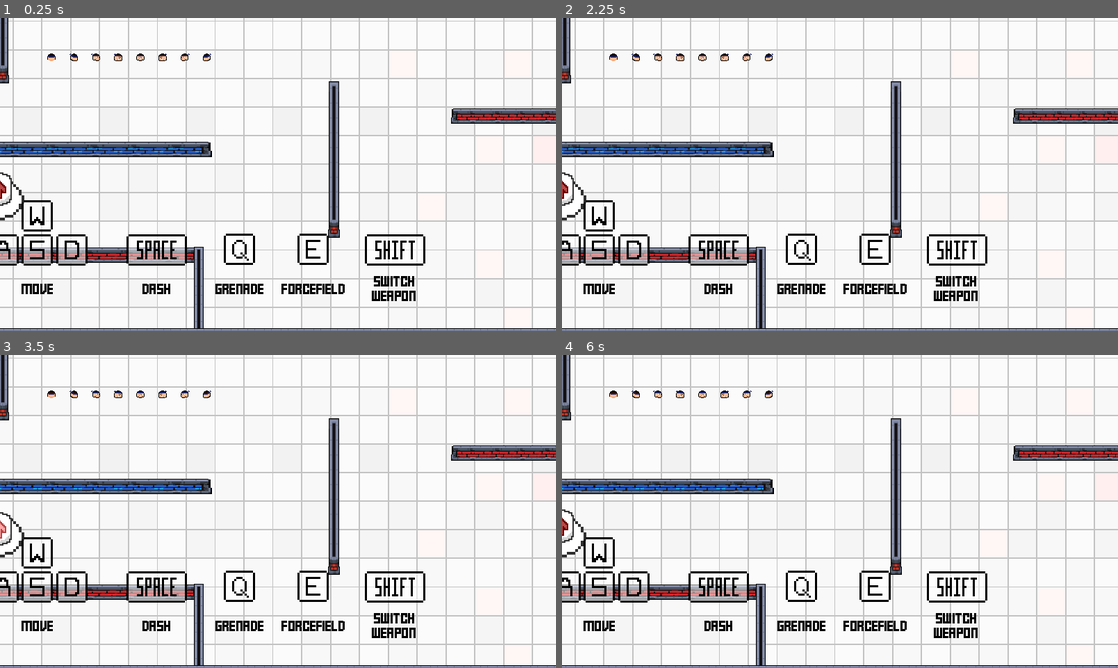
Above: before the commit, frames 1-4 (two rows, left to right).
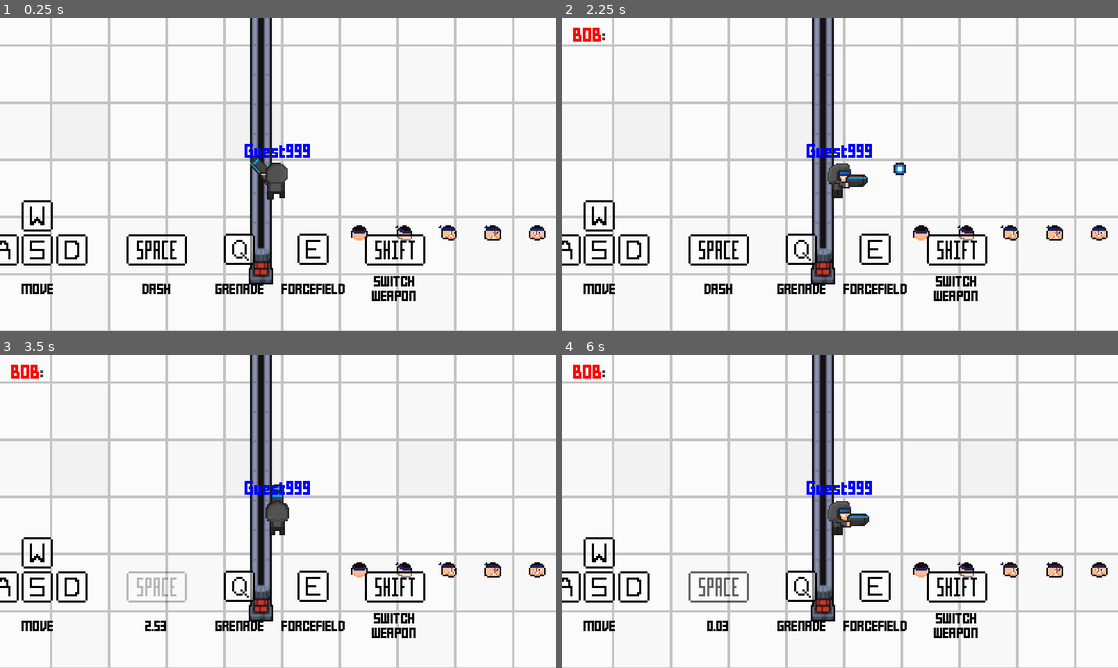
Above: after the commit, the same moments.

Repository: MarshallJDem/SuperCTF
Game: Godot game, scene res://GameContent/Main.tscn
Same seed, same stepped clock (60 frames per second), same inputs: the game is played once before the commit and once after it. This scene is started directly instead of the project's main scene. Sound files missing from this copy of the repository are replaced by a short silence.
Inputs (mouse positions are in pixels of both pictures, inside the frame that each line leads up to):
- Up to frame 1 (0.25 s): no input
- Up to frame 2 (2.25 s): tap Enter at 0.5, 2.1 s; move the mouse to (962, 158) at 0.52 s; press the mouse at (962, 158) at 0.53 s; hold Right 0.53-1.28 s; tap Space at 0.77, 1.52 s; move the mouse to (728, 190) at 1.27 s; release the mouse at (728, 190) at 1.28 s; hold Down 1.28-2.03 s; right-click (728, 190) at 1.35 s; move the mouse to (895, 105) at 2.02 s; hold Right from 2.03 s (still down)
- Up to frame 3 (3.5 s): move the mouse to (250, 574) at 2.77 s; release Right at 2.78 s; hold Up from 2.78 s (still down); tap 1 at 2.85 s; click (250, 574) at 2.92 s; tap Space at 3.02 s
- Up to frame 4 (6 s): move the mouse to (1006, 558) at 3.52 s; release Up at 3.53 s; hold Left 3.53-5.03 s; tap 2 at 3.6 s; tap Space at 3.77, 4.52 s; move the mouse to (673, 464) at 4.27 s; tap 3 at 4.35 s; move the mouse to (867, 511) at 5.02 s; hold Down 5.03-5.78 s; tap T at 5.1 s; click (867, 511) at 5.17 s; move the mouse to (756, 433) at 5.77 s; hold Right from 5.78 s (still down); tap Ctrl at 5.85 s

The runs differ from the first frame. In frame 1, 26% of the frame differs, in the area x 0-100%, y 0-100%; in frame 2, 26%; in frame 3, 27%; in frame 4, 27%.
Error before the commit: Invalid get index 'Null' (on base: 'Dictionary'). (res://GameContent/LineEdit.gd:74)

Commit message:
Added player shoot animations in all directions

Diff:
--- a/GameContent/Player.gd
+++ b/GameContent/Player.gd
@@ -232,9 +232,21 @@
 			pass;
 		if look_direction == 0:
 			$Sprite_Gun.position.y = 20 * $Shoot_Animation_Timer.time_left;
-		elif look_direction == 1 or look_direction == 2 or look_direction == 3:
+		elif look_direction == 1:
+			$Sprite_Gun.position.y = +10 * $Shoot_Animation_Timer.time_left;
+			$Sprite_Gun.position.x = -10 * $Shoot_Animation_Timer.time_left;
+		elif look_direction == 2 or look_direction == 3:
 			$Sprite_Gun.position.y = -10 * $Shoot_Animation_Timer.time_left;
 			$Sprite_Gun.position.x = -10 * $Shoot_Animation_Timer.time_left;
+		elif look_direction == 4:
+			$Sprite_Gun.position.y = -20 * $Shoot_Animation_Timer.time_left;
+		elif look_direction == 5 or look_direction == 6:
+			$Sprite_Gun.position.y = -10 * $Shoot_Animation_Timer.time_left;
+			$Sprite_Gun.position.x = 10 * $Shoot_Animation_Timer.time_left;
+		elif look_direction == 7:
+			$Sprite_Gun.position.y = +10 * $Shoot_Animation_Timer.time_left;
+			$Sprite_Gun.position.x = 10 * $Shoot_Animation_Timer.time_left;
+
 
 	# Name tag
 	var color = "blue";
--- a/Globals.gd
+++ b/Globals.gd
@@ -1,7 +1,7 @@
 extends Node
 
 # Whether to run in testing mode (for development uses)
-var testing = false;
+var testing = true;
 var experimental = false;
 
 #Game Servers (Both clients and servers use these vars, but in different ways. overlapping would not work)
